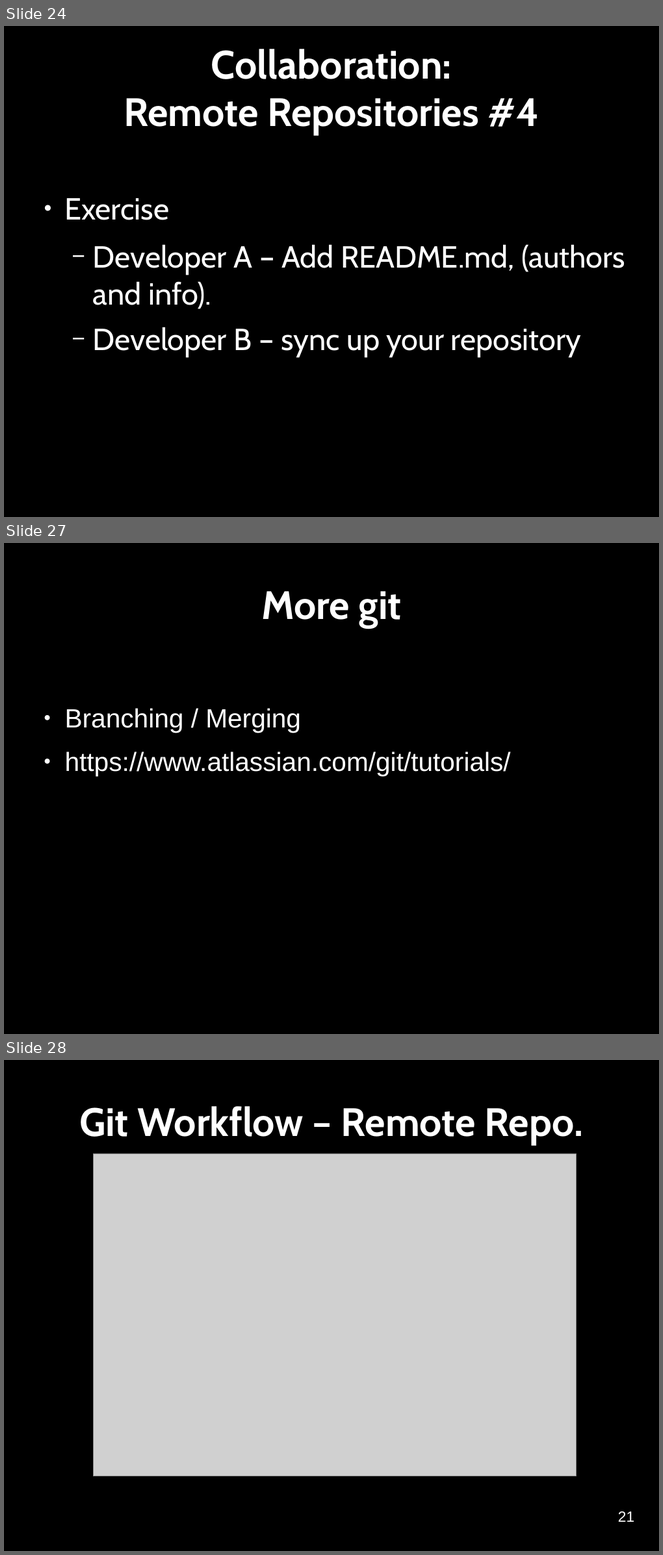
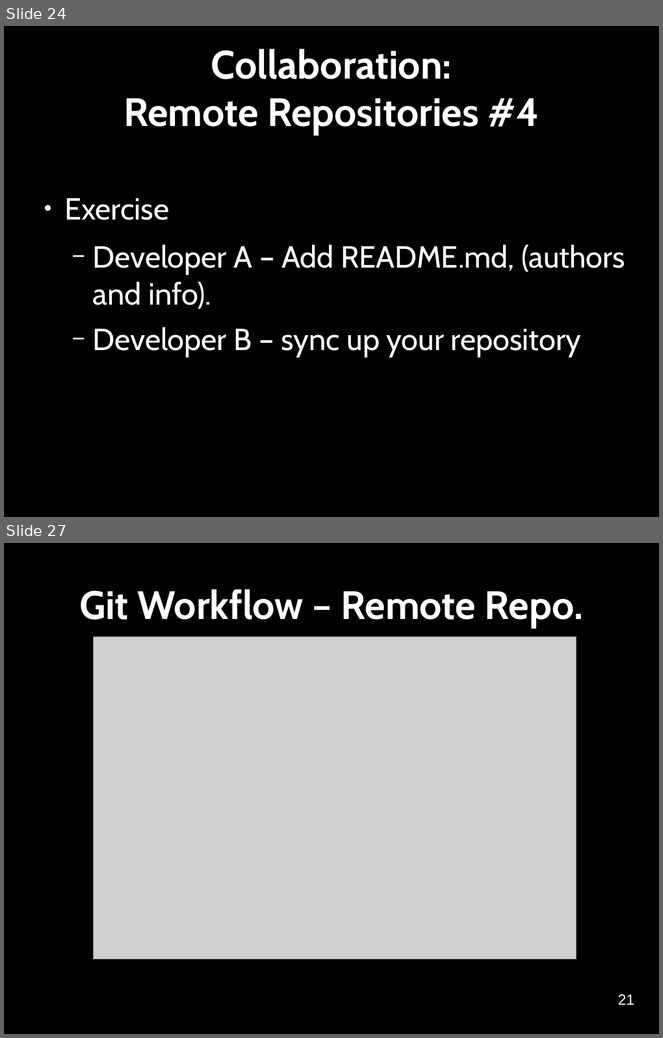
Before and after one commit to Southampton-RSG/2015-12-15-Southampton, a slide deck: novice/git/version-control-with-git-slides.odp. Shown one above the other, each under a label of ours: slides 24, 27 and 28 before the commit, slides 24 and 27 after it; the slides between them are not shown. The pictures are 663x1555 and 663x1038 pixels, drawn with LibreOffice and Linux fonts; fonts in the diff are those of the drawing; grey boxes stand for pictures. Boxes give left, top, right and bottom in pixels: in the first picture for what was removed or moved away, otherwise in the second. Text is boxed around its words. In the diff, an @@ line names an element or a change of style, - is before the commit and + after.

```diff
--- a/novice/git/version-control-with-git-slides.odp
+++ b/novice/git/version-control-with-git-slides.odp
@@ slide 27 removed at (4,543,659,1034), background #000000 @@
@@ title removed at (261,591,402,628) @@
-More git
@@ text removed at (65,708,511,776) @@
-● Branching / Merging
-● https://www.atlassian.com/git/tutorials/
@@ what was slide 28 is now slide 27 @@
```
Also in this commit, not shown: 2 slides changed, 1 other file.
